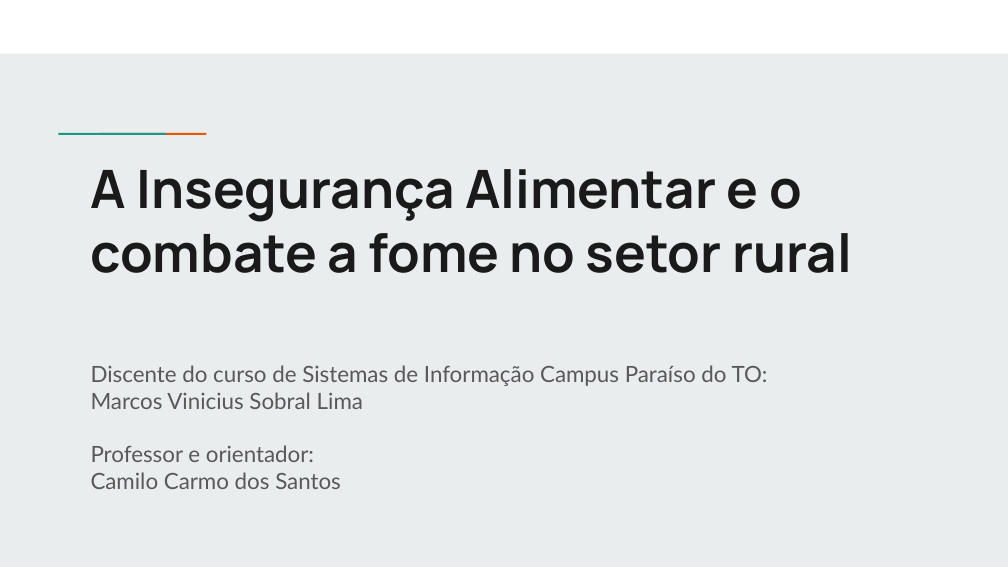
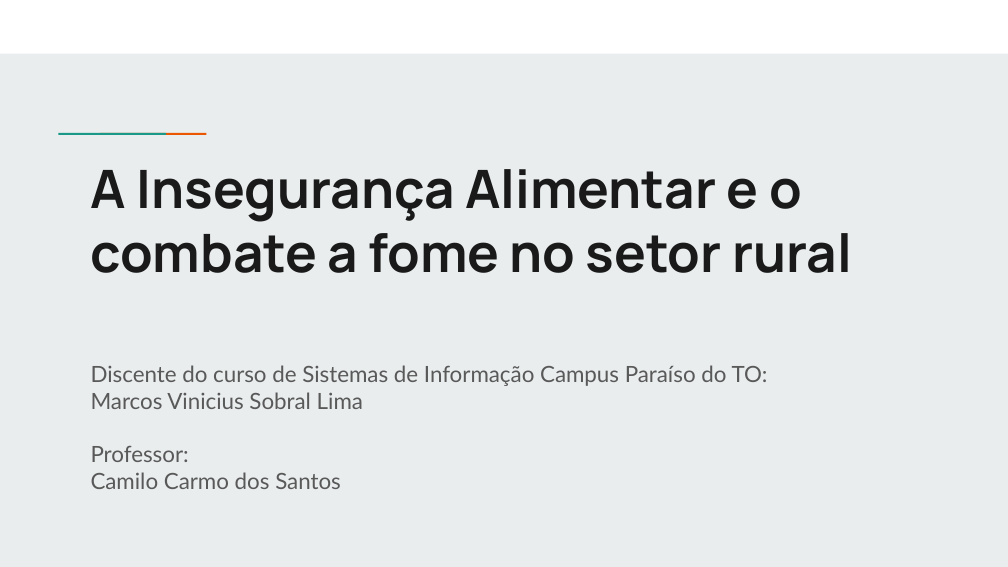
Before and after one commit to Marcos-Sobral/A-Inseguran-a-Alimentar-e-o-combate-a-fome-no-setor-rural, a slide deck: slide 1 of Base dados - 2020/Slide/A Insegurança Alimentar e o combate a fome no setor rural entre 2016 a 2021.pptx. Drawn at 1008x567 pixels with LibreOffice and Linux fonts; fonts in the diff are those of the drawing. Boxes give left, top, right and bottom in pixels: in the first picture for what was removed or moved away, otherwise in the second. Text is boxed around its words. In the diff, an @@ line names an element or a change of style, - is before the commit and + after.

```diff
--- a/Base dados - 2020/Slide/A Insegurança Alimentar e o combate a fome no setor rural entre 2016 a 2021.pptx
+++ b/Base dados - 2020/Slide/A Insegurança Alimentar e o combate a fome no setor rural entre 2016 a 2021.pptx
@@ subtitle at (x1=91, y1=446, x2=189, y2=462): text changed @@
-Professor e orientador:
+Professor:
```
Also in this commit, not shown: 5 other slides changed, 2 slides added, 16 other files.
